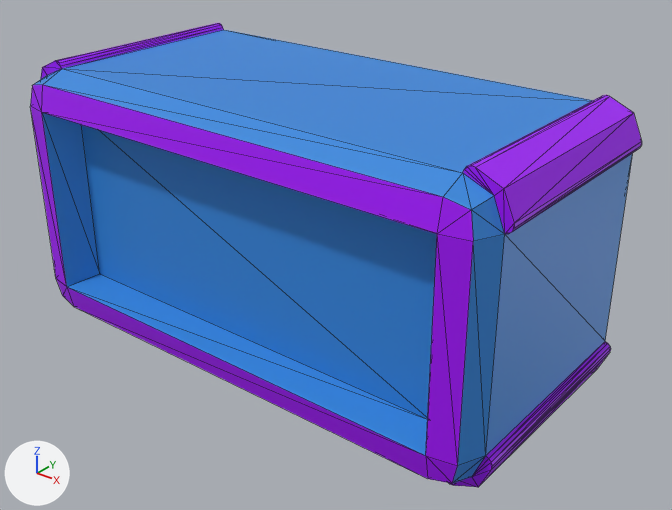
Two versions of the glTF model Resources/InterfaceModels/MenuButton.glb, one commit apart.
The view is the same before and after, from a camera (50 mm lens) standing at (2.05, -2.44, 1.38) and looking at (0.12, -0.03, -0.11). Every picture has the same lights, and +X, +Y and +Z are marked at lower left. Mesh edges are drawn as thin lines. Vertices at the same position are counted once.

In view in the first picture: 'Botão'.
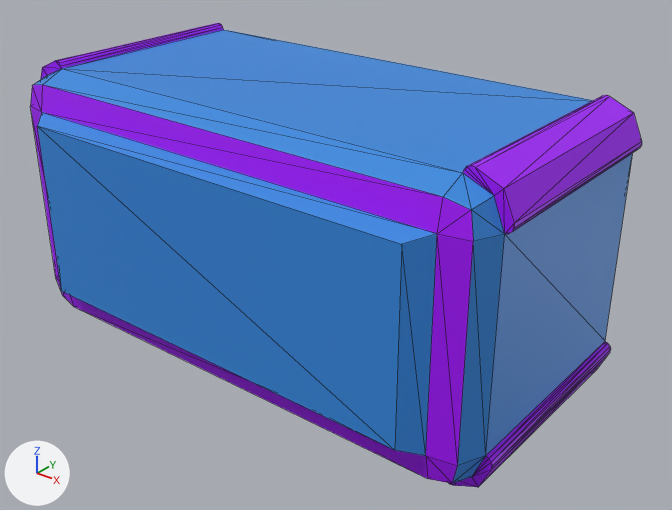
Commit message: Indev 0.6.8 - Change StartButton

Where the change shows, as pixel boxes (x1, y1, x2, y2) in the pictures (672 x 510 px; the box of a moved part takes in the faces that stretch with it):
```json
{"part": 1, "of": "me_cube_005", "change": "moved or reshaped", "before": [42, 112, 437, 456], "after": [37, 112, 437, 456]}
```

The change, as JSON lines over the scene's bpy script:
```json
{"block": "me_cube_005", "where": "me_cube_005.from_pydata(...)  # 132 vertices, 260 faces; spans x -1.03..1.03, y -0.53..0.49, z -0.53..0.53"}
{"block": "me_cube_005", "where": "# used by ob_botão; location = (0.0, 0.0, 0.0)"}
{"block": "me_cube_005", "where": "# before: 57 (-0.8, -0.41, -0.34) at pixel (99, 273), 58 (-0.8, -0.41, 0.34), 59 (0.79, -0.41, 0.34), 60 (0.79, -0.41, -0.34)"}
{"block": "me_cube_005", "change": "me_cube_005 part 1"}
{"op": "add", "block": "me_cube_005", "code": "for i in [*range(57, 61)]: me_cube_005.vertices[i].co += Vector((0.0, -0.19, 0.0))"}
```
